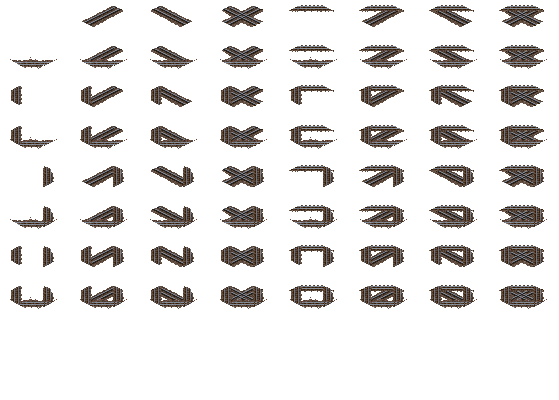
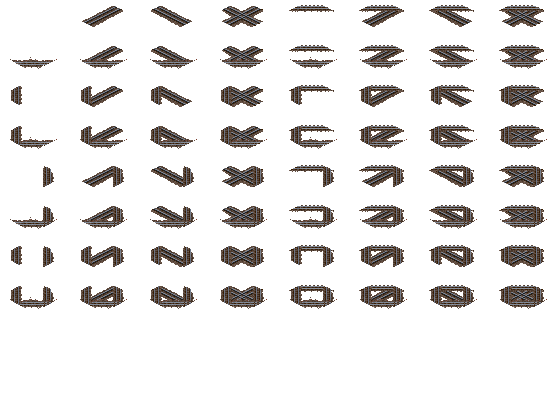
Layer changes from the first 559 × 400 image to the second:
painted on "b_parts_1067_jp_wood_column" (1st of 8, in "Group 1") over [left=506, top=63, right=507, bottom=224]
painted on "b_parts_1067_jp_wood_column" (2nd of 8, in "Group 1") over [left=436, top=63, right=437, bottom=224]
painted on "b_parts_1067_jp_wood_column" (3rd of 8, in "Group 1") over [left=366, top=63, right=367, bottom=224]
painted on "b_parts_1067_jp_wood_column" (4th of 8, in "Group 1") over [left=296, top=63, right=297, bottom=224]
painted on "b_parts_1067_jp_wood_column" (5th of 8, in "Group 1") over [left=226, top=63, right=227, bottom=224]
painted on "b_parts_1067_jp_wood_column" (6th of 8, in "Group 1") over [left=156, top=63, right=157, bottom=224]
painted on "b_parts_1067_jp_wood_column" (7th of 8, in "Group 1") over [left=86, top=63, right=87, bottom=224]
painted on "b_parts_1067_jp_wood_column" (8th of 8, in "Group 1") over [left=16, top=63, right=17, bottom=224]
painted on "b_parts_1067_jp_wood_row copy" (3rd of 4, in "Rows") over [left=327, top=127, right=539, bottom=128]
painted on "b_parts_1067_jp_wood_row" (3rd of 4, in "Rows") over [left=327, top=87, right=539, bottom=88]
painted on "b_parts_1067_jp_wood_row copy" (4th of 4, in "Rows") over [left=327, top=47, right=539, bottom=48]
painted on "b_parts_1067_jp_wood_row" (4th of 4, in "Rows") over [left=327, top=7, right=539, bottom=8]
